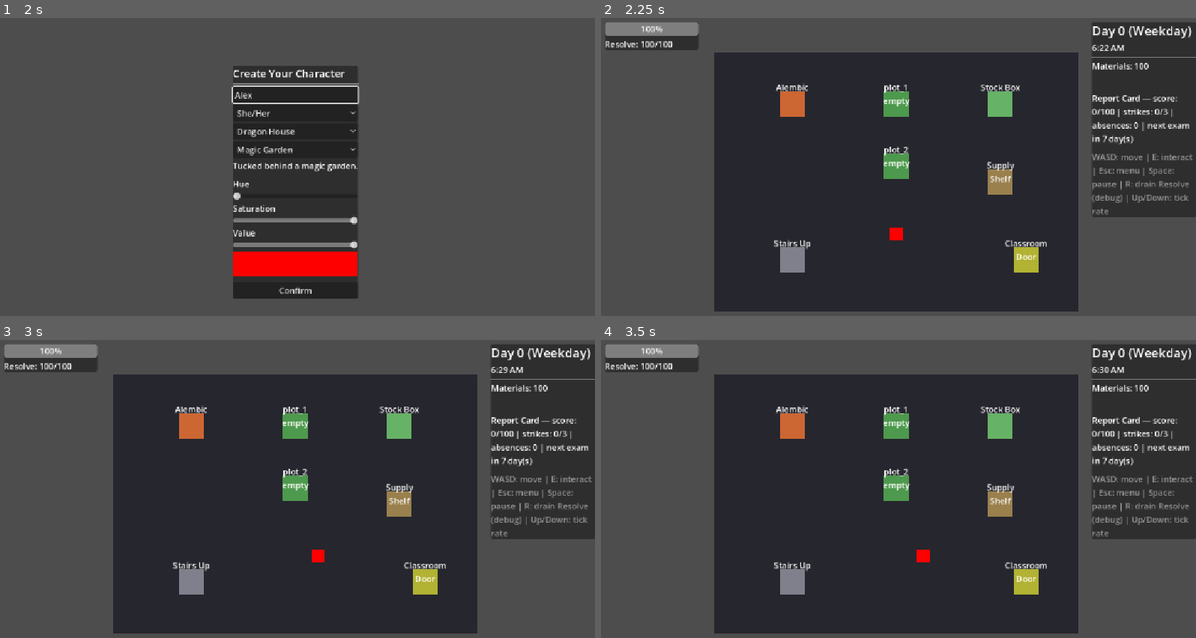
Above: before the commit, frames 1-4 (two rows, left to right).
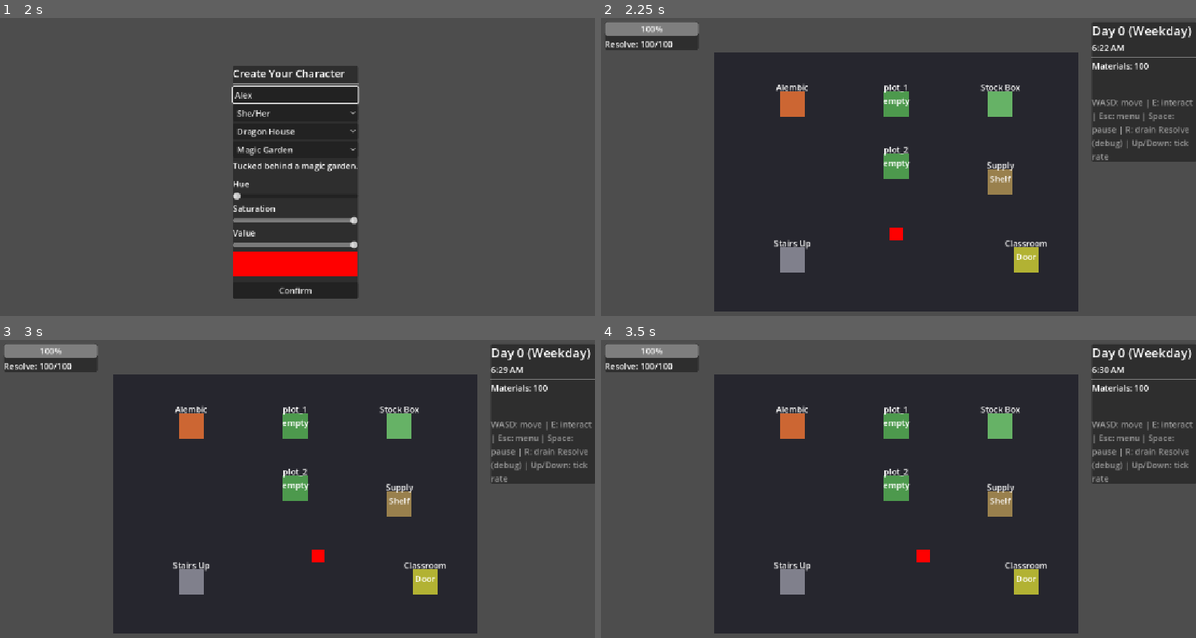
Above: after the commit, the same moments.

Repository: lilyseabrooke/vial-story
Game: Godot game, scene res://scenes/MainMenu.tscn
Two runs of this game, one before a commit and one after it. Both use one fixed random seed, a clock stepped at 60 frames per second and the inputs below.
Inputs (mouse positions are in pixels of both pictures, inside the frame that each line leads up to):
- Up to frame 1 (2 s): click "New Game" at 0.5 s; click (297, 95) at 1.27 s; type "Alex" at 1.35 s
- Up to frame 2 (2.25 s): click "Confirm" at 2 s
- Up to frame 3 (3 s): tap Enter at 2.75 s; move the mouse to (428, 486) at 2.77 s; hold D from 2.78 s (still down); tap E at 2.85 s; click (428, 486) at 2.92 s
- Up to frame 4 (3.5 s): keep holding D; tap Space at 3.02 s

Frame 1 is identical in both runs. In frame 2, 4.2% of the frame differs, in the area x 82-100%, y 25-67%; in frame 3, 4.2%; in frame 4, 4.2%.

Commit message:
Add Recipes and Classes tabs to the Escape menu, drop HUD report card
Recipes lists known recipes with their ingredient requirements from
ContentRegistry. Classes shows the running Academy report card (score,
strikes, absences, days to next exam), kept live via Academy's
attended_class/absence_recorded/exam_graded signals — the same info
that used to sit in the always-visible top-right HUD panel, which is
now removed since it's redundant with the new tab.

Co-Authored-By: Claude Sonnet 5 <noreply@anthropic.com>

Diff:
--- a/scripts/game_menu.gd
+++ b/scripts/game_menu.gd
@@ -5,11 +5,11 @@
 ## scripts/menu_scene.gd. hud.gd owns one instance and hands it to MenuScene
 ## the same way it always handed over the old flat game-menu VBoxContainer.
 ##
-## Inventory/Skills/Relationships tabs connect directly to the autoload
-## signals whose only effect is refreshing their own display — consistent
-## with how hud.gd wires up signals whose effect is purely a label update.
-## Shop/Map/Recipes/Journal are out of scope for the prototype and stay as
-## disabled tabs.
+## Inventory/Skills/Relationships/Classes tabs connect directly to the
+## autoload signals whose only effect is refreshing their own display —
+## consistent with how hud.gd wires up signals whose effect is purely a
+## label update. Shop/Map/Journal are out of scope for the prototype and
+## stay as disabled tabs.
 
 const GRID_COLUMNS := 8
 const GRID_ROWS := 3
@@ -21,6 +21,8 @@
 var _inventory_grid: GridContainer
 var _skills_list: VBoxContainer
 var _relationships_list: VBoxContainer
+var _recipes_list: VBoxContainer
+var _report_card_label: Label
 var _save_status_label: Label
 
 
@@ -31,25 +33,30 @@
 	_build_skills_tab()
 	_build_disabled_tab("Shop")
 	_build_relationships_tab()
+	_build_classes_tab()
 	_build_disabled_tab("Map")
-	_build_disabled_tab("Recipes")
+	_build_recipes_tab()
 	_build_disabled_tab("Journal")
 	_build_settings_tab()
 
 	set_tab_disabled(2, true)  # Shop
-	set_tab_disabled(4, true)  # Map
-	set_tab_disabled(5, true)  # Recipes
-	set_tab_disabled(6, true)  # Journal
+	set_tab_disabled(5, true)  # Map
+	set_tab_disabled(7, true)  # Journal
 
 	Inventory.ingredient_changed.connect(func(_id: String, _qty: int) -> void: update_inventory())
 	Inventory.potion_added.connect(func(_id: String, _potency: float, _ease: float) -> void: update_inventory())
 	Skills.xp_gained.connect(func(_id: String, _xp: int, _level: int) -> void: update_skills())
 	Skills.leveled_up.connect(func(_id: String, _level: int) -> void: update_skills())
 	LoveInterests.affection_changed.connect(func(_id: String, _amount: int) -> void: update_relationships())
+	Academy.attended_class.connect(update_report_card)
+	Academy.absence_recorded.connect(func(_absences: int) -> void: update_report_card())
+	Academy.exam_graded.connect(func(_passed: bool, _score: float, _strikes: int) -> void: update_report_card())
 
 	update_inventory()
 	update_skills()
 	update_relationships()
+	update_recipes()
+	update_report_card()
 
 
 # ---------------------------------------------------------------------------
@@ -207,6 +214,72 @@
 
 
 # ---------------------------------------------------------------------------
+# Classes
+# ---------------------------------------------------------------------------
+
+func _build_classes_tab() -> void:
+	var root := VBoxContainer.new()
+	root.name = "Classes"
+	add_child(root)
+
+	_report_card_label = Label.new()
+	_report_card_label.autowrap_mode = TextServer.AUTOWRAP_WORD
+	root.add_child(_report_card_label)
+
+
+func update_report_card() -> void:
+	_report_card_label.text = "Report Card\n\nScore: %.0f/100\nStrikes: %d/%d\nAbsences: %d\nNext exam in %d day(s)" % [
+		Academy.running_score, Academy.strikes, Academy.STRIKE_LIMIT, Academy.absences, Academy.days_until_exam()
+	]
+
+
+# ---------------------------------------------------------------------------
+# Recipes
+# ---------------------------------------------------------------------------
+
+func _build_recipes_tab() -> void:
+	var root := VBoxContainer.new()
+	root.name = "Recipes"
+	add_child(root)
+
+	_recipes_list = VBoxContainer.new()
+	root.add_child(_recipes_list)
+
+
+## Recipes have no "learned" event yet (RecipeDef.known is static per-file for
+## now, see docs/design/systems.md system 3), so this only needs to run once
+## from build() rather than reacting to a signal like the other tabs.
+func update_recipes() -> void:
+	for child in _recipes_list.get_children():
+		child.queue_free()
+
+	for recipe in ContentRegistry.recipes:
+		var row := VBoxContainer.new()
+
+		var header := Label.new()
+		header.text = recipe.display_name if recipe.known else "??? (unknown)"
+		if not recipe.known:
+			header.modulate = Color(0.6, 0.6, 0.6)
+		row.add_child(header)
+
+		if recipe.known:
+			var ingredient_parts: Array[String] = []
+			for i in recipe.ingredient_ids.size():
+				var ingredient := ContentRegistry.get_ingredient(recipe.ingredient_ids[i])
+				var ingredient_name := ingredient.display_name if ingredient != null else recipe.ingredient_ids[i]
+				ingredient_parts.append("%s x%d" % [ingredient_name, recipe.ingredient_quantities[i]])
+
+			var ingredients_label := Label.new()
+			ingredients_label.text = "Requires: %s" % ", ".join(ingredient_parts)
+			ingredients_label.add_theme_font_size_override("font_size", 12)
+			ingredients_label.modulate = Color(0.8, 0.8, 0.8)
+			row.add_child(ingredients_label)
+
+		_recipes_list.add_child(row)
+		_recipes_list.add_child(HSeparator.new())
+
+
+# ---------------------------------------------------------------------------
 # Disabled (out of scope) tabs
 # ---------------------------------------------------------------------------
 
--- a/scripts/hud.gd
+++ b/scripts/hud.gd
@@ -1,7 +1,7 @@
 class_name GameHud
 extends CanvasLayer
-## Owns the debug HUD (status labels for clock/inventory/skills/Resolve/
-## report card), the Escape menu shell, and the brew/supply panels — the
+## Owns the debug HUD (status labels for clock/inventory/skills/Resolve),
+## the Escape menu shell, and the brew/supply panels — the
 ## "presenting information and menu chrome" half of what used to be
 ## main.gd. Connects directly to every autoload signal whose only effect is
 ## a label/log update; signals whose effect also touches world geometry
@@ -23,7 +23,6 @@
 var _resolve_bar: ProgressBar
 var _resolve_label: Label
 var _log_label: Label
-var _report_card_label: Label
 var _game_over_label: Label
 var _prompt_label: Label
 var _game_menu: GameMenu
@@ -80,11 +79,6 @@
 	_log_label.custom_minimum_size = Vector2(200, 0)
 	_log_label.autowrap_mode = TextServer.AUTOWRAP_WORD
 	calendar_vbox.add_child(_log_label)
-
-	_report_card_label = Label.new()
-	_report_card_label.custom_minimum_size = Vector2(200, 0)
-	_report_card_label.autowrap_mode = TextServer.AUTOWRAP_WORD
-	calendar_vbox.add_child(_report_card_label)
 
 	calendar_vbox.add_child(HSeparator.new())
 
@@ -160,13 +154,11 @@
 	update_materials_label()
 	update_skills_label()
 	update_resolve_meter()
-	update_report_card_label()
 
 
 func _connect_autoload_signals() -> void:
 	Clock.minute_tick.connect(func(_timestamp: int) -> void:
 		update_clock_label()
-		update_report_card_label()
 	)
 	Clock.day_started.connect(func(day_number: int, day_type: int) -> void:
 		log_message("Day %d (%s) begins." % [day_number, DAY_TYPE_NAMES[day_type]])
@@ -219,18 +211,15 @@
 	Academy.absence_recorded.connect(func(absences: int) -> void:
 		log_message("Missed class today. Absences: %d" % absences)
 		print("Absence recorded. Total: %d" % absences)
-		update_report_card_label()
 	)
 	Academy.exam_graded.connect(func(passed: bool, score: float, strikes: int) -> void:
 		log_message("Exam %s! Score: %.0f, Strikes: %d" % ["passed" if passed else "FAILED", score, strikes])
 		print("Exam %s. Score: %.1f, Strikes: %d" % ["passed" if passed else "failed", score, strikes])
-		update_report_card_label()
 	)
 	Academy.game_over.connect(func() -> void:
 		_game_over_label.text = "GAME OVER — The Academy has revoked your selling privileges."
 		_game_over_label.visible = true
 		print("GAME OVER: strikes reached the limit.")
-		update_report_card_label()
 	)
 
 
@@ -312,7 +301,6 @@
 	log_message("Couldn't attend class: %s" % error if error != "" \
 		else "Attended class — running score up, Herbalism XP gained.")
 	update_clock_label()
-	update_report_card_label()
 
 
 func _on_upgrade_purchased(upgrade_id: String) -> void:
@@ -348,9 +336,3 @@
 	_resolve_bar.value = Resolve.current
 	var strained_suffix := " [STRAINED]" if Resolve.is_strained() else ""
 	_resolve_label.text = "Resolve: %d/%d%s" % [Resolve.current, Resolve.max_resolve, strained_suffix]
-
-
-func update_report_card_label() -> void:
-	_report_card_label.text = "Report Card — score: %.0f/100 | strikes: %d/%d | absences: %d | next exam in %d day(s)" % [
-		Academy.running_score, Academy.strikes, Academy.STRIKE_LIMIT, Academy.absences, Academy.days_until_exam()
-	]
